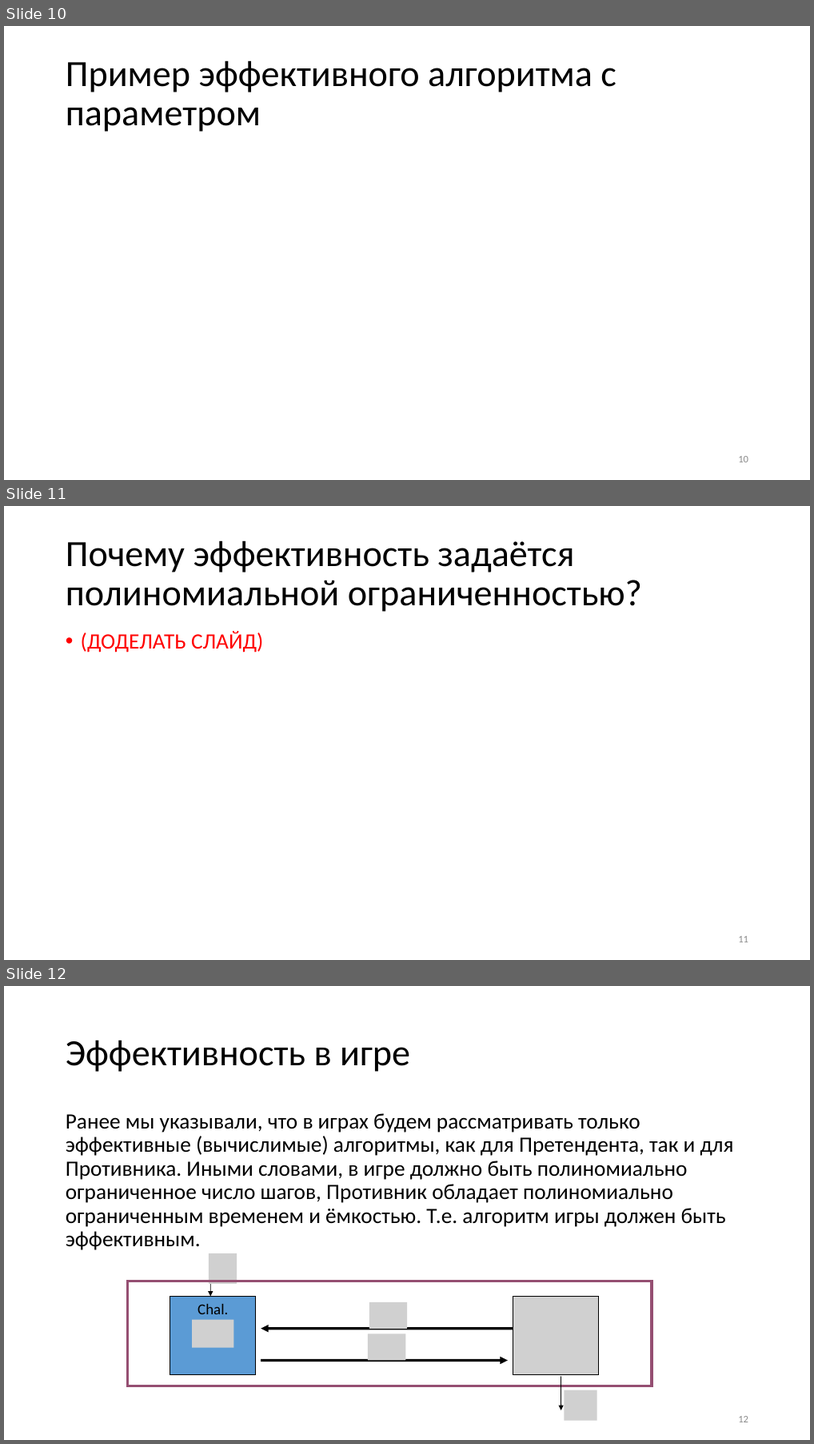
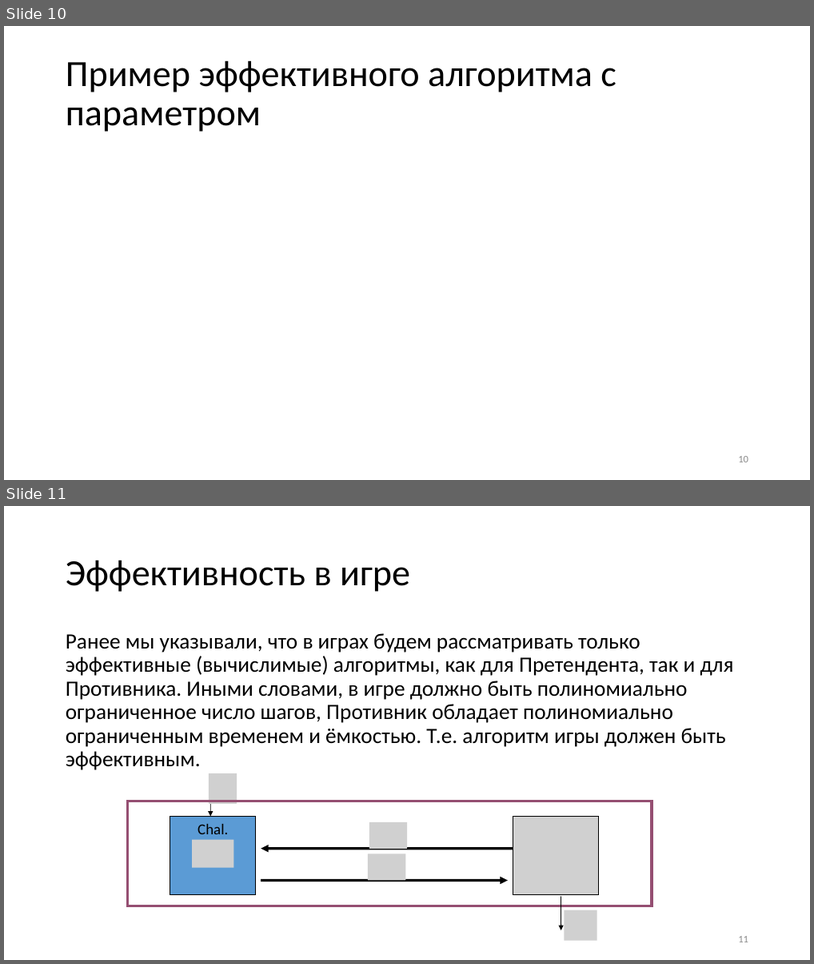
Before and after one commit to GeorgyFirsov-s-forks/CryptoLectures, a slide deck: Lectures/Lecture2.pptx. Shown one above the other, each under a label of ours: slides 10, 11 and 12 before the commit, slides 10 and 11 after it. The pictures are 814x1444 and 814x964 pixels, drawn with LibreOffice and Linux fonts; fonts in the diff are those of the drawing; grey boxes stand for pictures. Boxes give left, top, right and bottom in pixels: in the first picture for what was removed or moved away, otherwise in the second. Text is boxed around its words. In the diff, an @@ line names an element or a change of style, - is before the commit and + after.

```diff
--- a/Lectures/Lecture2.pptx
+++ b/Lectures/Lecture2.pptx
@@ slide 11 removed at bbox=[4, 506, 810, 960], background #FFFFFF @@
@@ title removed at bbox=[66, 540, 642, 612] @@
-Почему эффективность задаётся полиномиальной ограниченностью?
@@ text removed at bbox=[81, 631, 263, 652] @@
-• (ДОДЕЛАТЬ СЛАЙД)
@@ page number removed at bbox=[738, 936, 749, 942] @@
-11
@@ what was slide 12 is now slide 11 @@
```
Also in this commit, not shown: 1 other file.
